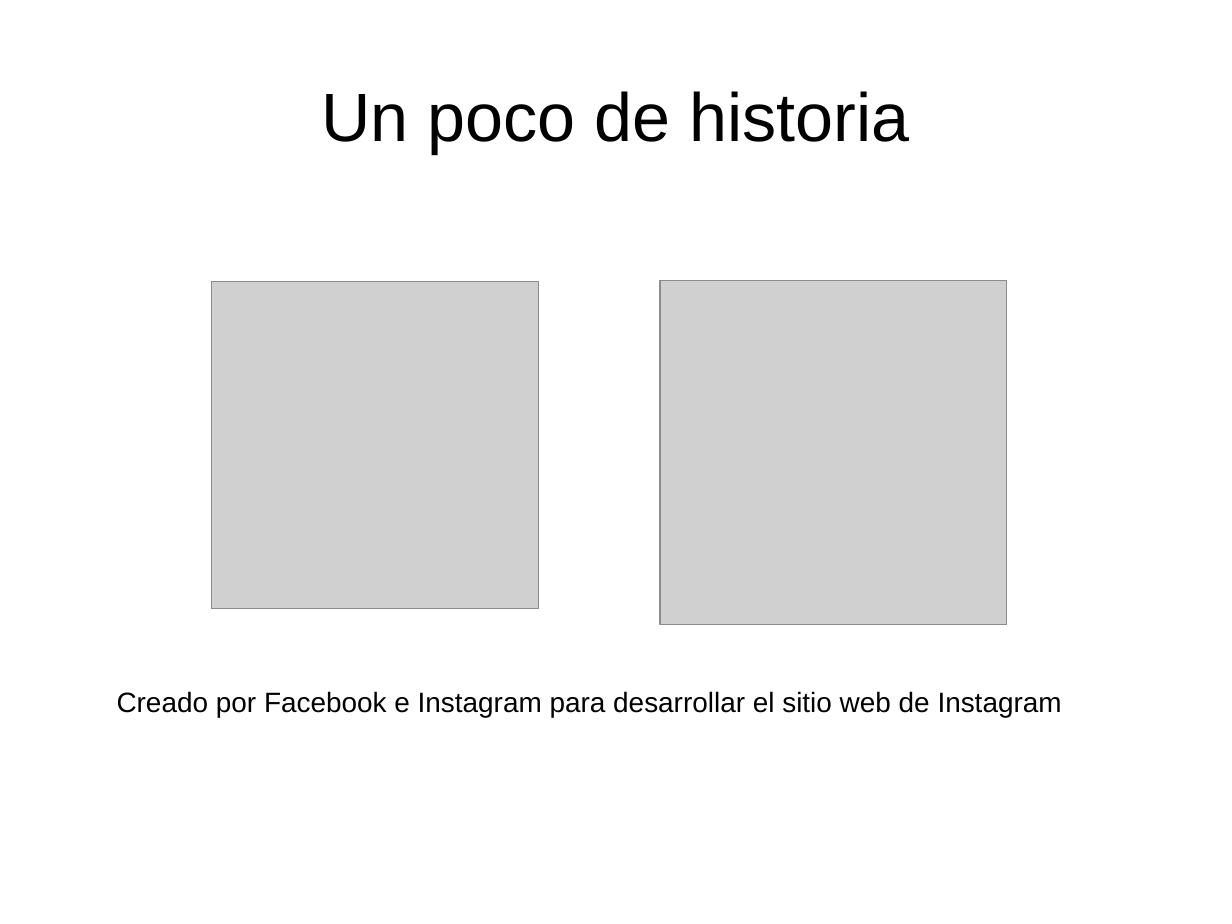
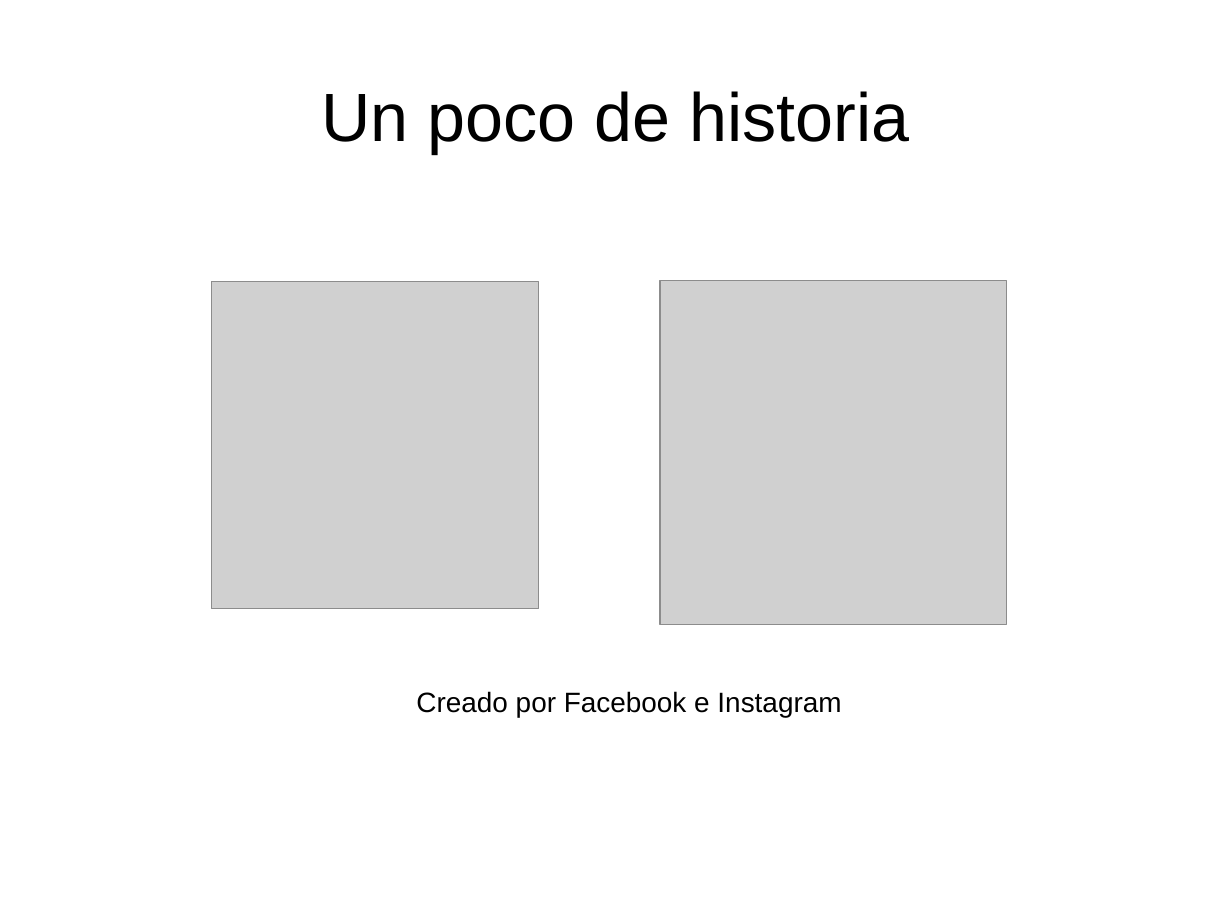
Before and after one commit to carlesnunez/reactjs-introduction, a slide deck: slide 2 of presentacion-RJS.odp. Drawn at 1232x924 pixels with LibreOffice and Linux fonts; fonts in the diff are those of the drawing; grey boxes stand for pictures. Boxes give left, top, right and bottom in pixels: in the first picture for what was removed or moved away, otherwise in the second. Text is boxed around its words. In the diff, an @@ line names an element or a change of style, - is before the commit and + after.

```diff
--- a/presentacion-RJS.odp
+++ b/presentacion-RJS.odp
@@ text at bbox=[416, 691, 841, 717]: text changed @@
-Creado por Facebook e Instagram para desarrollar el sitio web de Instagram
+Creado por Facebook e Instagram
```
Also in this commit, not shown: 5 other slides changed, 5 other files.
